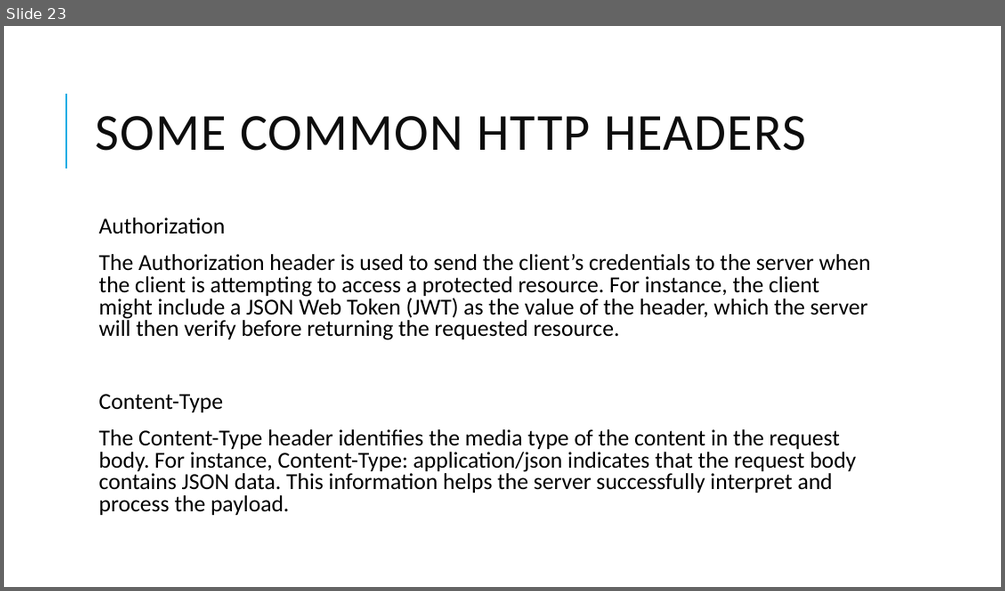
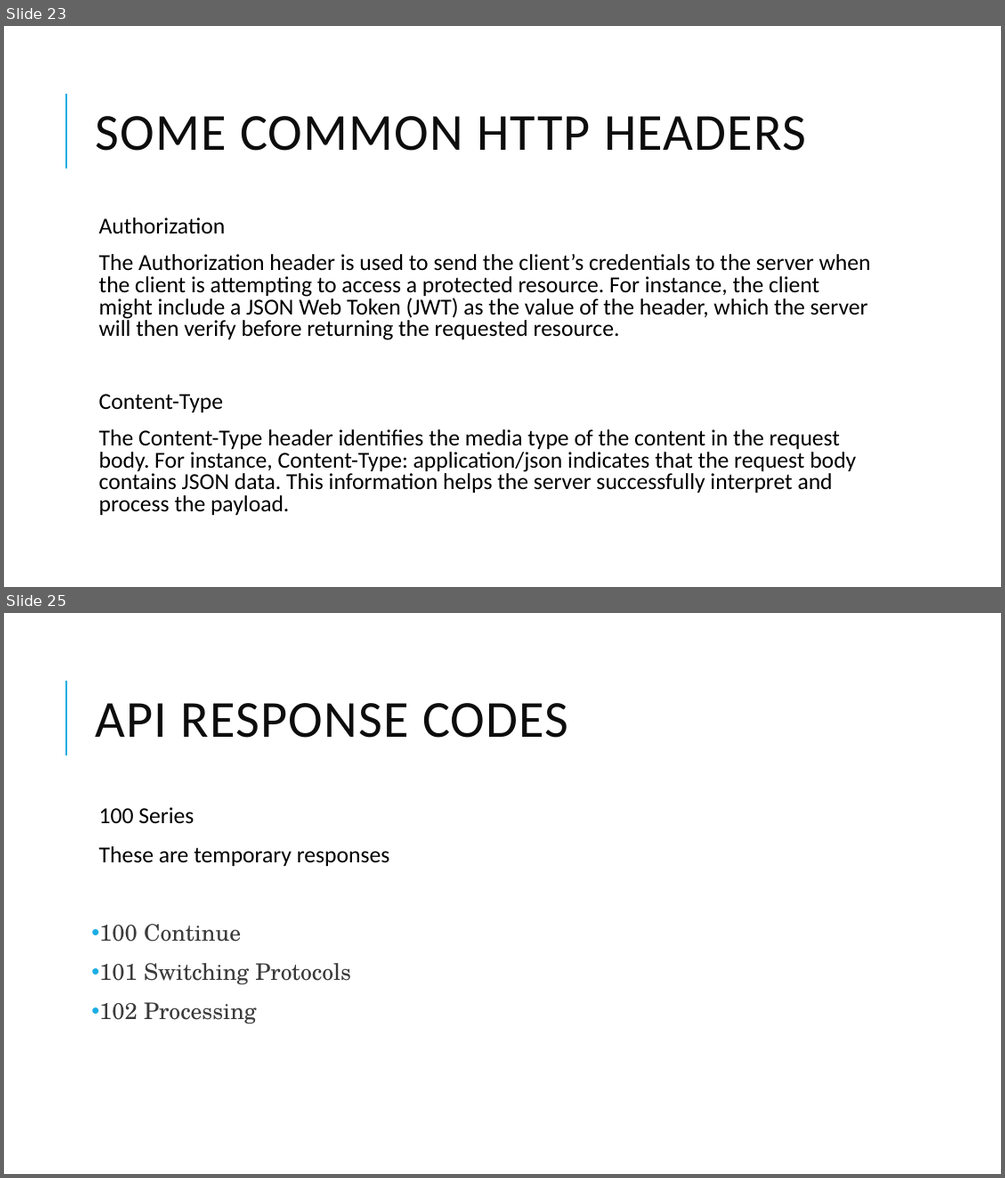
Before and after one commit to skandhwa/API-Automation-Batch1, a slide deck: API Testing.pptx. Shown one above the other, each under a label of ours: slide 23 before the commit, slides 23 and 25 after it; the slides between them are not shown. The pictures are 1005x591 and 1005x1178 pixels, drawn with LibreOffice and Linux fonts; fonts in the diff are those of the drawing. Boxes give left, top, right and bottom in pixels: in the first picture for what was removed or moved away, otherwise in the second. Text is boxed around its words. In the diff, an @@ line names an element or a change of style, - is before the commit and + after.

```diff
--- a/API Testing.pptx
+++ b/API Testing.pptx
@@ slide 25 added at [4,613,1001,1174], background #FFFFFF; not listed: 1 template element that a slide beside it also shows @@
@@ title added at [95,703,568,738], 50 pt, text #0D0D0D @@
+API RESPONSE CODES
@@ text added at [99,807,390,1023], 22 pt, text #3A3A3A @@
+  100 Series
+  These are temporary responses
+• 100 Continue
+• 101 Switching Protocols
+• 102 Processing
```
Also in this commit, not shown: 6 other slides added.
